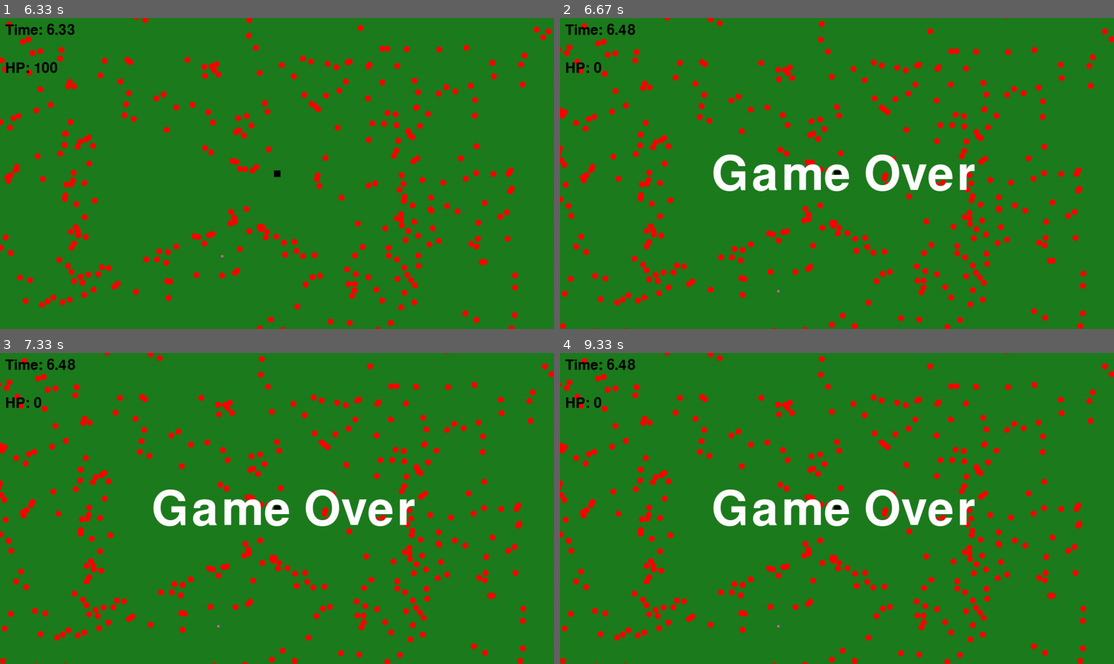
Above: before the commit, frames 1-4 (two rows, left to right).
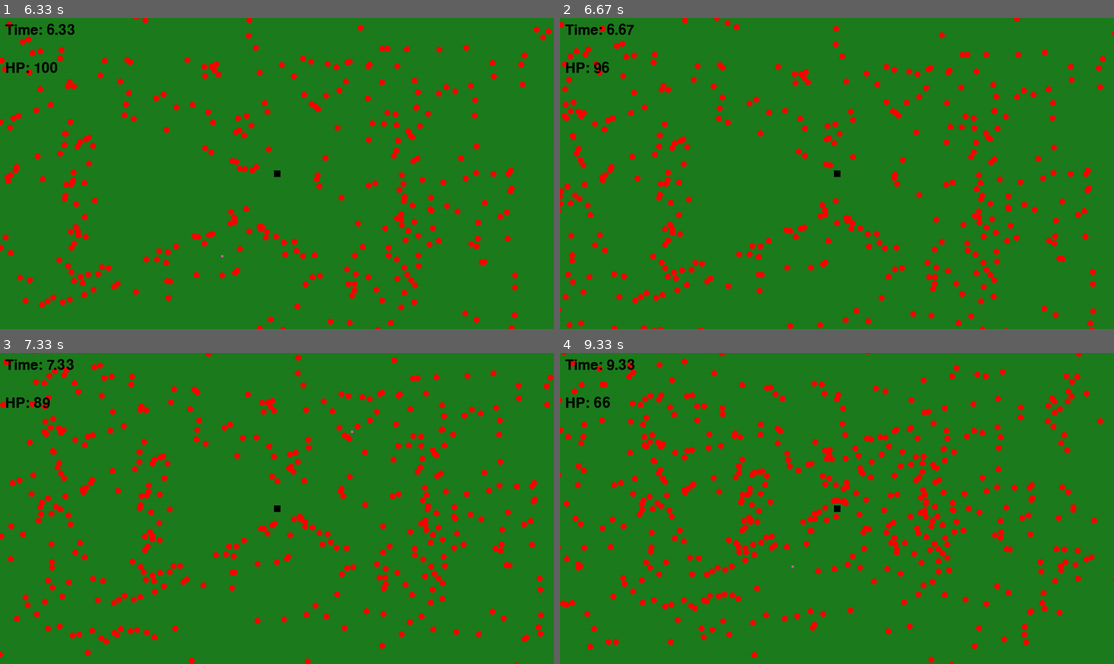
Above: after the commit, the same moments.

Repository: JairusCollantes/square-pygame
Game: pygame game, started from game.py
The game is run twice, just before and just after one commit, with the same random seed, the same clock (stepped at 60 frames per second) and the same inputs.
Inputs:
- Up to frame 1 (6.33 s): hold D 0.33-0.8 s; hold W 0.83-1.13 s; hold D 1.17-1.63 s; hold A 1.67-2.2 s; hold S 2.23-2.53 s; hold A 2.57-2.97 s; hold W 3-3.37 s; hold D 3.4-4.03 s; hold S 4.07-4.43 s; hold A 4.47-4.93 s; hold D 4.97-5.43 s; hold W 5.47-5.77 s; hold D 5.8-6.27 s; hold A from 6.3 s (still down)
- Up to frame 2 (6.67 s): keep holding A
- Up to frame 3 (7.33 s): release A at 6.83 s; hold S 6.87-7.17 s; hold A from 7.2 s (still down)
- Up to frame 4 (9.33 s): release A at 7.6 s; hold W 7.63-8 s; hold D 8.03-8.67 s; hold S 8.7-9.07 s; hold A from 9.1 s (still down)

Frame 1 is identical in both runs. In frame 2, 14% of the frame differs, in the area x 0-100%, y 0-100%; in frame 3, 15%; in frame 4, 15%.

Commit message:
minor fixes

Diff:
--- a/game.py
+++ b/game.py
@@ -69,7 +69,7 @@
             self.x = W + 20
         self.speed = 1
         self.radius = 7
-        self.damage = 100
+        self.damage = 1
     def move(self, x,y):
         dx = x - self.x
         dy = y - self.y
